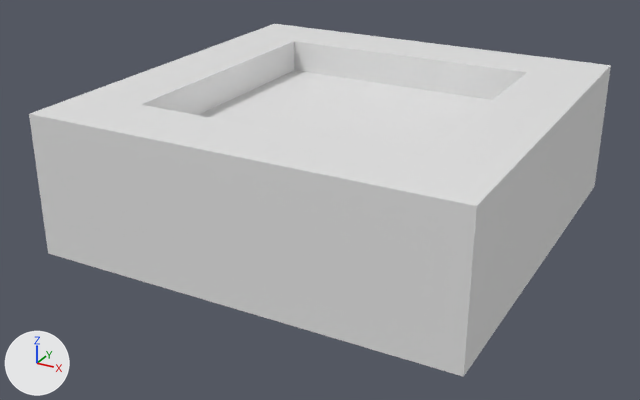
The glTF model public/images/models/Objects/Pot.glb as it was, and as the next commit left it.
One viewpoint serves both versions: a camera (50 mm lens) standing at (2.74, -5.36, 2.78) and looking at (-0.09, -0.2, 0.2). The axes (+X, +Y, +Z) are drawn at lower left. The lights are the same throughout.

Names of what the first picture shows: 'pot', 'sand'.
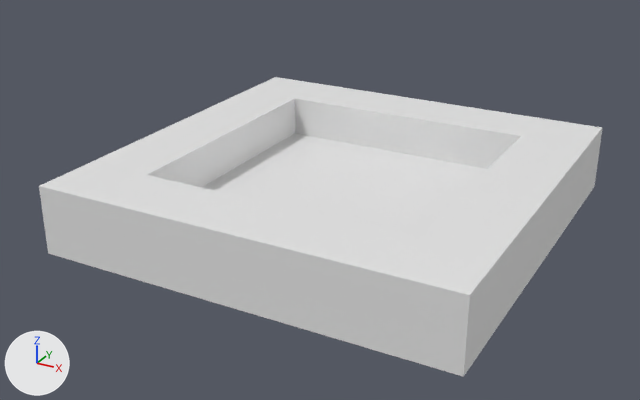
Pixel boxes [x1, y1, x2, y2] of what changed, in the pictures (640 x 400 px):
'pot', moved, rescaled (15% shorter)
    before: [29, 24, 611, 377]
    after: [39, 77, 602, 377]
'sand', moved
    before: [199, 70, 492, 157]
    after: [202, 133, 487, 237]

What changed in the scene script:
```text
Change ob_pot:
    ob_pot.location: (0.25, 1.25, 0.5) -> (0.25, 1.25, 0.25)
    ob_pot.scale: (0.25, 1.25, 0.5) -> (0.25, 1.25, 0.25)
Change ob_sand:
    ob_sand.location: (0.0, 0.0, 0.75) -> (0.0, 0.0, 0.184)
```
